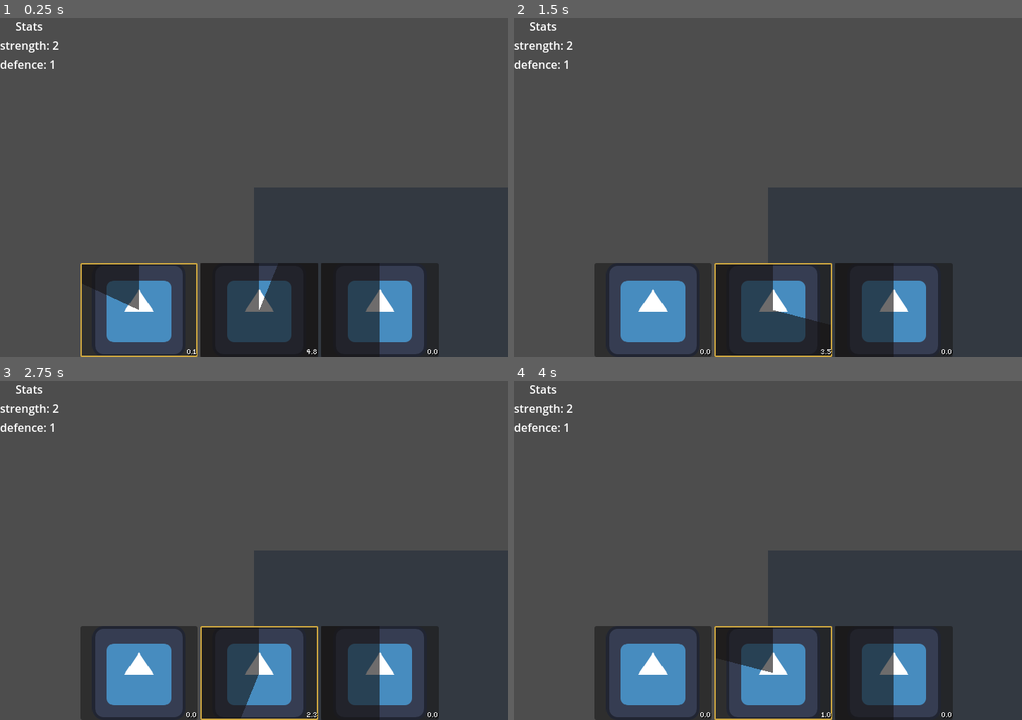
Above: before the commit, frames 1-4 (two rows, left to right).
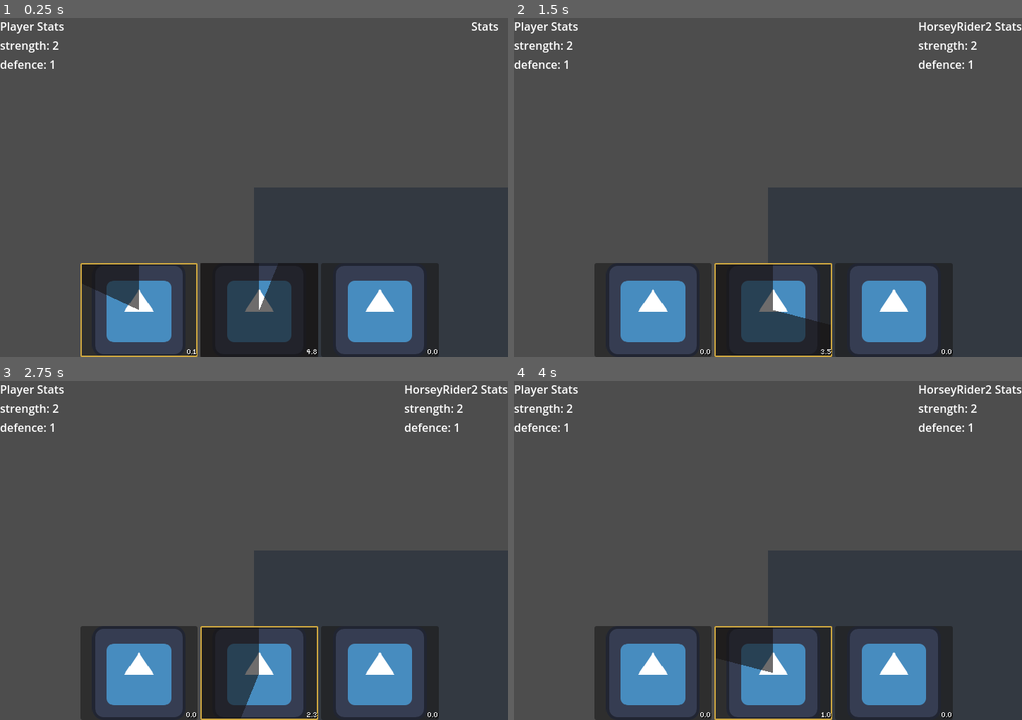
Above: after the commit, the same moments.

Repository: Snayff/not_quite_paradise4
Game: Godot game, scene res://world.tscn
Two runs of this game, one before a commit and one after it. Both use one fixed random seed, a clock stepped at 60 frames per second and the inputs below. The engine's default icon, where the game draws it, is replaced by a stand-in: a white triangle on a blue panel in a dark square.
Inputs:
- Up to frame 1 (0.25 s): no input
- Up to frame 2 (1.5 s): hold D (move_right) 0.53-1.25 s; tap Tab (next_active) at 0.6 s; tap Space (use_active) at 0.8 s; click "0.0" at 1.25 s
- Up to frame 3 (2.75 s): click "3.0" at 2 s
- Up to frame 4 (4 s): click "2.3" at 2.75 s; click "1.5" at 3.5 s

The runs differ from the first frame. In frame 1, 2.5% of the frame differs, in the area x 0-99%, y 1-100%; in frame 2, 2.9%, in the area x 0-100%, y 1-100%; in frame 3, 2.9%; in frame 4, 2.9%.

Commit message:
added debug drawing for targeting

Diff:
--- a/scenes/abcs/combat_active.gd
+++ b/scenes/abcs/combat_active.gd
@@ -32,8 +32,6 @@
 		_travel_range = value
 		if _target_finder is TargetFinder:
 			_target_finder.set_max_range(_travel_range)
-@export_group("Misc")
-@export var is_active: bool = true  ## whether the CombatActive is functioning or not
 #endregion
 
 
@@ -45,6 +43,7 @@
 		is_ready = _value
 		if is_ready:
 			now_ready.emit()
+var _is_debug: bool = true  ## whether to show debug stuff
 # set by parent container
 var _actor: CombatActor  ## who owns this active
 var _allegiance: Allegiance  ## creator's allegiance component
@@ -59,6 +58,7 @@
 		push_error("CombatActive: Can't set percent_ready directly.")
 	get():
 		return _cooldown_timer.time_left / _cooldown_timer.wait_time
+var is_selected: bool = false  ## whether this active is selected by the parent container
 #endregion
 
 
@@ -80,7 +80,18 @@
 	# config target finder - need to set target info once allegiance is init'd
 	_target_finder.set_root(_actor)
 	_target_finder.new_target.connect(set_target_actor)  # ensure we're in sync with range finders new target
-	_target_finder.new_target.connect(func(target): new_target.emit.bind(target))  # bubble up signal
+
+func _process(delta: float) -> void:
+	queue_redraw()
+
+func _draw() -> void:
+	## draw circle, or remove circle by redrawing without one
+	if _is_debug and is_selected:
+		if target_actor is CombatActor:
+			# get the offset and mulitply by distance
+			# FIXME: circle wobbles when player moves
+			var draw_pos: Vector2 =  global_position.direction_to(target_actor.global_position) * global_position.distance_to(target_actor.global_position)
+			draw_circle(draw_pos, 10, Color.ALICE_BLUE, false, 1)
 
 ## casts the active
 func cast()-> void:
@@ -142,6 +153,7 @@
 		target_actor = actor
 		if not target_actor.is_connected("died", set_target_actor):
 			target_actor.died.connect(set_target_actor.bind(null))  # to clear target
+		new_target.emit.bind(actor)
 	else:
 		if _cooldown_timer.is_connected("timeout", cast):
 			# if no target then keep cooldown going but dont connect to the cast
--- a/scenes/abcs/combat_actor.gd
+++ b/scenes/abcs/combat_actor.gd
@@ -4,7 +4,7 @@
 extends RigidBody2D
 
 #region SIGNALS
-signal target_changed(actor: CombatActor)  ## changed target to new combat_actor
+signal new_target(actor: CombatActor)  ## changed target to new combat_actor
 signal died  ## actor has died
 #endregion
 
@@ -43,7 +43,7 @@
 var _target: CombatActor:
 	set(value):
 		_target = value
-		target_changed.emit(_target)
+		new_target.emit(_target)
 #endregion
 
 
@@ -69,6 +69,7 @@
 
 	combat_active_container.has_ready_active.connect(func(): _num_ready_actives += 1)  # support knowing when to auto cast
 	combat_active_container.new_active_selected.connect(func(active): _target = active.target_actor) # update target to match that of selected active
+	combat_active_container.new_target.connect(func(target): _target = target)
 
 func _process(delta: float) -> void:
 	_global_cast_cd_counter -= delta
@@ -92,4 +93,5 @@
 ## updates all collisions to reflect current _target, team etc.
 func update_collisions() -> void:
 	Utility.update_body_collisions(self, allegiance.team, Constants.TARGET_OPTION.other, _target)
+
 #endregion
--- a/scenes/ui/combat_active_button.tscn
+++ b/scenes/ui/combat_active_button.tscn
@@ -37,7 +37,6 @@
 grow_horizontal = 2
 grow_vertical = 2
 step = 0.01
-value = 50.0
 fill_mode = 5
 nine_patch_stretch = true
 texture_progress = ExtResource("2_of3q4")
--- a/scenes/ui/stat_panel.gd
+++ b/scenes/ui/stat_panel.gd
@@ -1,6 +1,7 @@
-## class desc
+## a set of data pulled from the actors [StatsContainerComponent].
+## WARNING: Hacky as fuck.
 #@icon("")
-#class_name XXX
+class_name StatPanel
 extends VBoxContainer
 
 
@@ -11,6 +12,7 @@
 
 #region ON READY (for direct children only)
 @onready var label: Label = $Label
+@onready var header: Label = $Header
 
 #endregion
 
@@ -29,16 +31,25 @@
 
 #region FUNCS
 func _ready() -> void:
-	_root.ready.connect(_update_labels)
+	# link to player#s target
+	if name == "TargetStatPanel":
+		_root.new_target.connect(_update_labels)
+	# or link to player
+	else:
+		header.text = "Player Stats"
+		_root.ready.connect(_update_labels.bind(_root))
 
 	_labels.append(label)
 
-func _update_labels() -> void:
-	if _root.stats_container is not StatsContainerComponent:
+func _update_labels(actor: CombatActor) -> void:
+	if actor.stats_container is not StatsContainerComponent:
 		return
 
+	if name == "TargetStatPanel":
+		header.text = str(actor.name, " Stats")
+
 	# loop all stats
-	var stats: Array[StatData] = _root.stats_container.get_all_stats()
+	var stats: Array[StatData] = actor.stats_container.get_all_stats()
 	for i in range(stats.size()):
 		var stat = stats[i]
 
--- a/scenes/ui/stat_panel.tscn
+++ b/scenes/ui/stat_panel.tscn
@@ -14,4 +14,3 @@
 
 [node name="Label" type="Label" parent="."]
 layout_mode = 2
-text = "xx"
--- a/scripts/components/functionals/combat_active_container.gd
+++ b/scripts/components/functionals/combat_active_container.gd
@@ -9,6 +9,7 @@
 #region SIGNALS
 signal has_ready_active
 signal new_active_selected(active: CombatActive)
+signal new_target(target: CombatActor)
 #endregion
 
 
@@ -61,11 +62,21 @@
 
 func _unhandled_input(event: InputEvent) -> void:
 	var next_active: bool = Input.is_action_just_pressed(&"next_active")
+	var cast_active: bool = Input.is_action_just_pressed(&"use_active")
+
 	if next_active and not _actives.is_empty():
+		# toggle off and reset
+		if selected_active.is_connected("new_target", _emit_new_target):
+			selected_active.new_target.disconnect(_emit_new_target)
+		selected_active.is_selected = false
+
+		# update index and toggle on
 		_selection_index = (_selection_index + 1) % _actives.size()  # wrap around
 		new_active_selected.emit(selected_active)
-	var cast_active: bool = Input.is_action_just_pressed(&"use_active")
-	if cast_active and selected_active != null:
+		selected_active.new_target.connect(_emit_new_target)
+		selected_active.is_selected = true
+
+	elif cast_active and selected_active != null:
 		cast_ready_active(selected_active.name)
 
 ## get all children that are [CombatActive]s and put into _active
@@ -84,7 +95,13 @@
 func _connect_to_actives_signals() -> void:
 	for active in _actives:
 		active.now_ready.connect(func(): _ready_actives.append(active))
-		active.now_ready.connect(has_ready_active.emit)
+		active.now_ready.connect(has_ready_active.emit)#
+
+## emit the new_target signal
+##
+## N.B. using func over lambda so we can disconnect when swapping selected active
+func _emit_new_target(target: CombatActor) -> void:
+	new_target.emit(target)
 
 ## get an active by its class_name. returns null if nothing matching found.
 func get_active(active_name: String) -> CombatActive:
--- a/scripts/components/functionals/target_finder.gd
+++ b/scripts/components/functionals/target_finder.gd
@@ -32,6 +32,7 @@
 var _target_option: Constants.TARGET_OPTION  ## the type of target we're looking for
 var _root: CombatActor  ## the combat actor who owns this combat active this is attached to
 var _allegiance: Allegiance  ## we take this, and not team directly, as Allegiance isnt init in parent before this is
+var _is_debug: bool = true  ## whether to show debug stuff
 #endregion
 
 
--- a/world.tscn
+++ b/world.tscn
@@ -81,7 +81,16 @@
 size_flags_vertical = 3
 _root = NodePath("../..")
 
-[node name="StatPanel" parent="WolfRider/UI" node_paths=PackedStringArray("_root") instance=ExtResource("6_pp6hl")]
+[node name="PlayerStatPanel" parent="WolfRider/UI" node_paths=PackedStringArray("_root") instance=ExtResource("6_pp6hl")]
+_root = NodePath("../..")
+
+[node name="TargetStatPanel" parent="WolfRider/UI" node_paths=PackedStringArray("_root") instance=ExtResource("6_pp6hl")]
+anchors_preset = 1
+anchor_left = 1.0
+anchor_right = 1.0
+offset_left = -64.0
+offset_right = 0.0
+grow_horizontal = 0
 _root = NodePath("../..")
 
 [node name="HorseyRider" parent="." instance=ExtResource("6_d7rtk")]
Not shown: 3 places in scenes/abcs/combat_actor.tscn that only renumber resources
Not shown: 2 places in scenes/combat_actors/wolf_rider.tscn that only renumber resources
